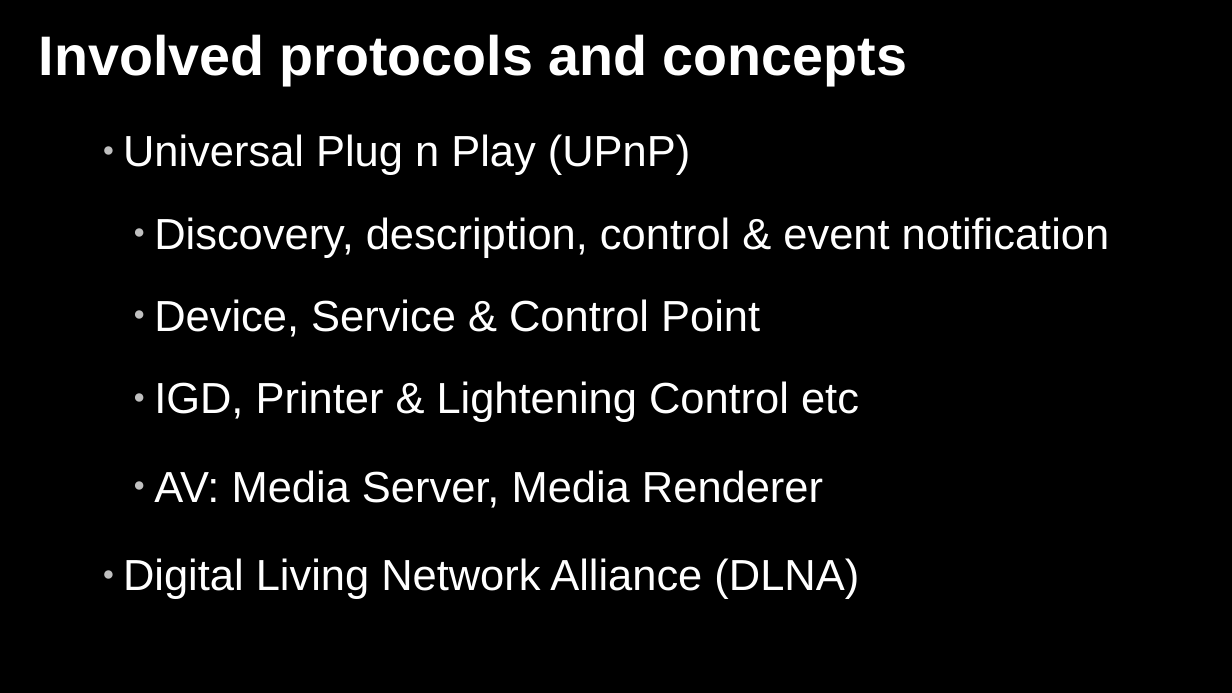
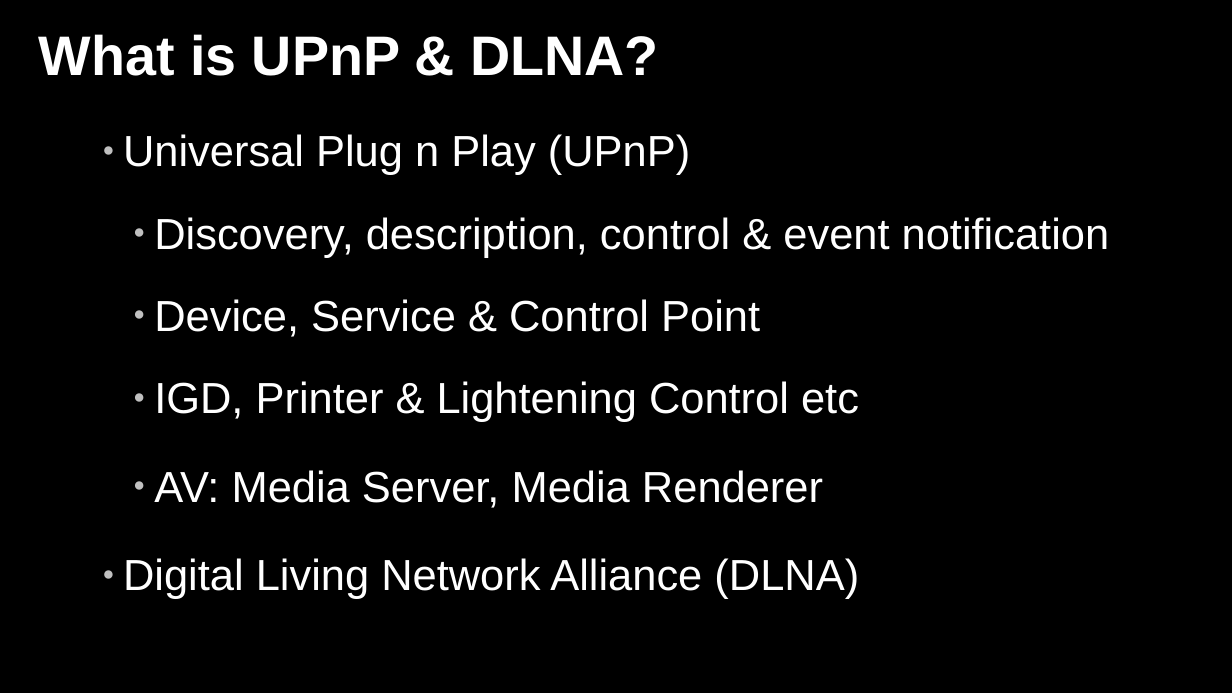
Before and after one commit to zeenix/rygel-presentation-2009, a slide deck: slide 2 of slides.odp. Drawn at 1232x693 pixels with LibreOffice and Linux fonts; fonts in the diff are those of the drawing; background and template pictures are left out. Boxes give left, top, right and bottom in pixels: in the first picture for what was removed or moved away, otherwise in the second. Text is boxed around its words. In the diff, an @@ line names an element or a change of style, - is before the commit and + after.

```diff
--- a/slides.odp
+++ b/slides.odp
@@ title at (39, 34, 658, 76): text changed @@
-Involved protocols and concepts
+What is UPnP & DLNA?
```
Also in this commit, not shown: 1 slide added, 1 other file.
